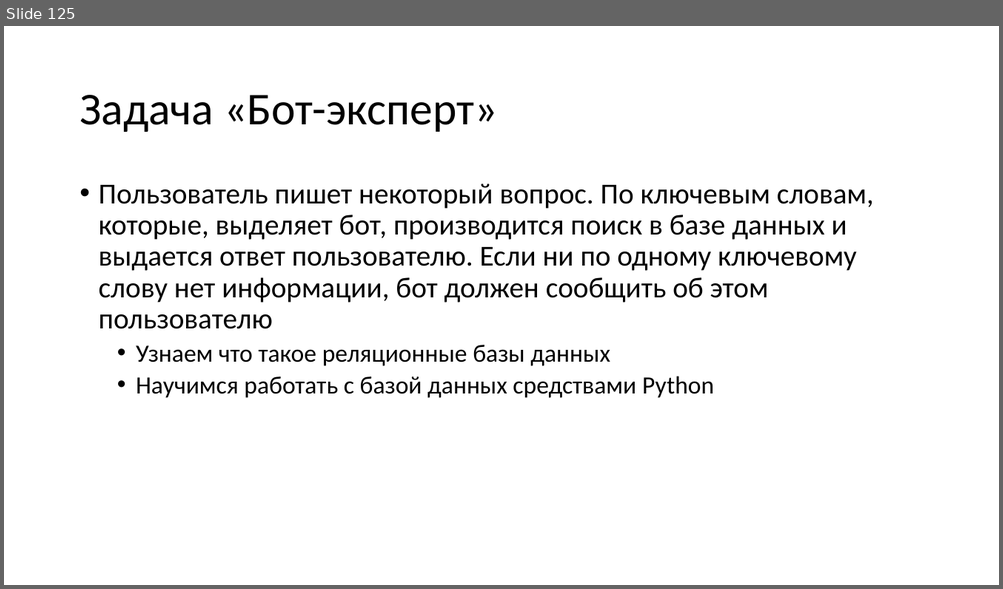
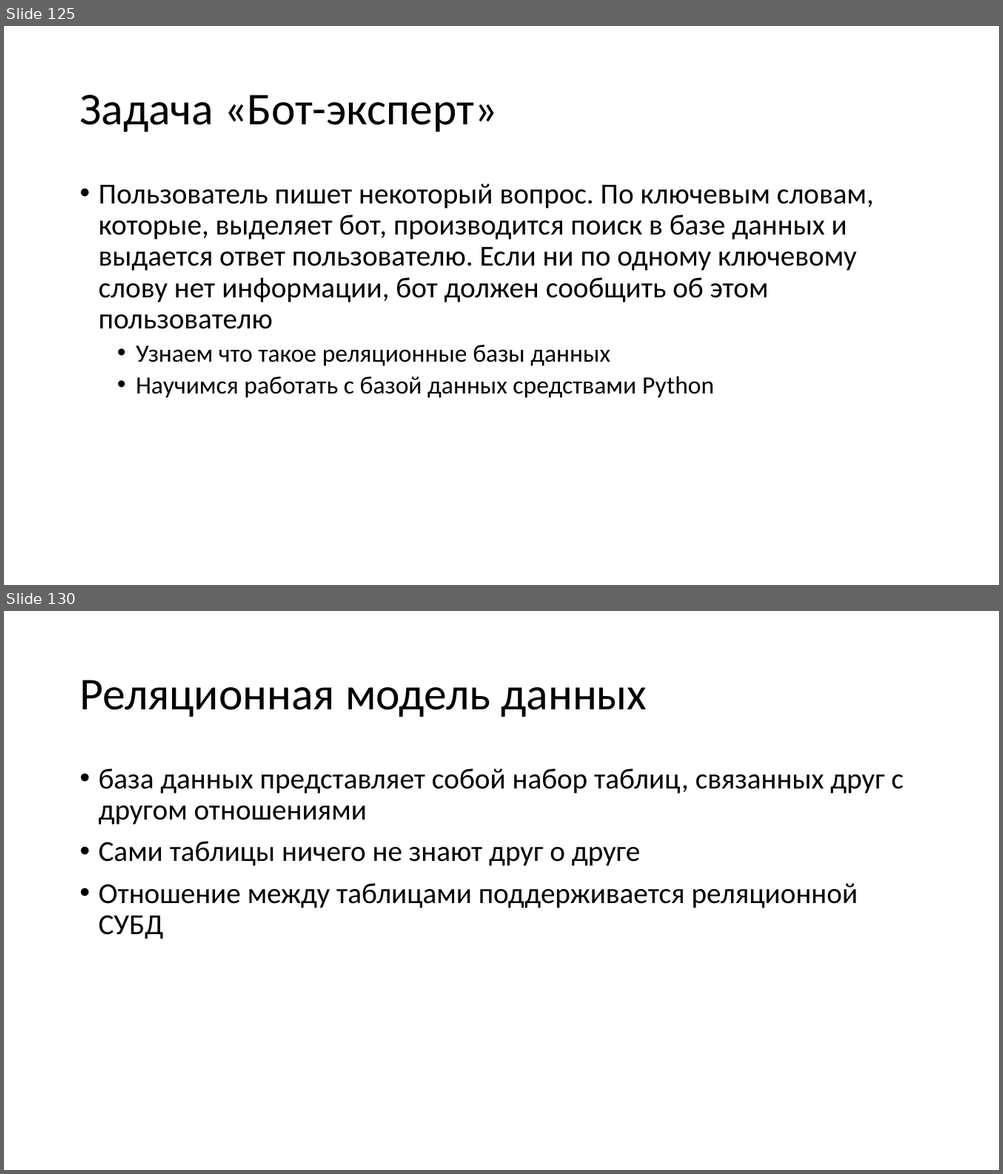
Before and after one commit to paveltsytovich/telegram-course, a slide deck: Presentation/Разработка ботов для телеграмм на Python.pptx. Shown one above the other, each under a label of ours: slide 125 before the commit, slides 125 and 130 after it; the slides between them are not shown. The pictures are 1003x589 and 1003x1174 pixels, drawn with LibreOffice and Linux fonts; fonts in the diff are those of the drawing. Boxes give left, top, right and bottom in pixels: in the first picture for what was removed or moved away, otherwise in the second. Text is boxed around its words. In the diff, an @@ line names an element or a change of style, - is before the commit and + after.

Commit message:
Определение базы данных, СУБД и таблиц

```diff
--- a/Presentation/Разработка ботов для телеграмм на Python.pptx
+++ b/Presentation/Разработка ботов для телеграмм на Python.pptx
@@ slide 130 added at (4, 611, 999, 1170), background #FFFFFF @@
@@ title added at (79, 680, 646, 717), 44 pt, text #000000 @@
+Реляционная модель данных
@@ text added at (99, 769, 904, 939), 28 pt, text #000000 @@
+• база данных представляет собой набор таблиц, связанных друг с другом отношениями
+• Сами таблицы ничего не знают друг о друге
+• Отношение между таблицами поддерживается реляционной СУБД
```
Also in this commit, not shown: 1 slide changed, 8 other slides added.
